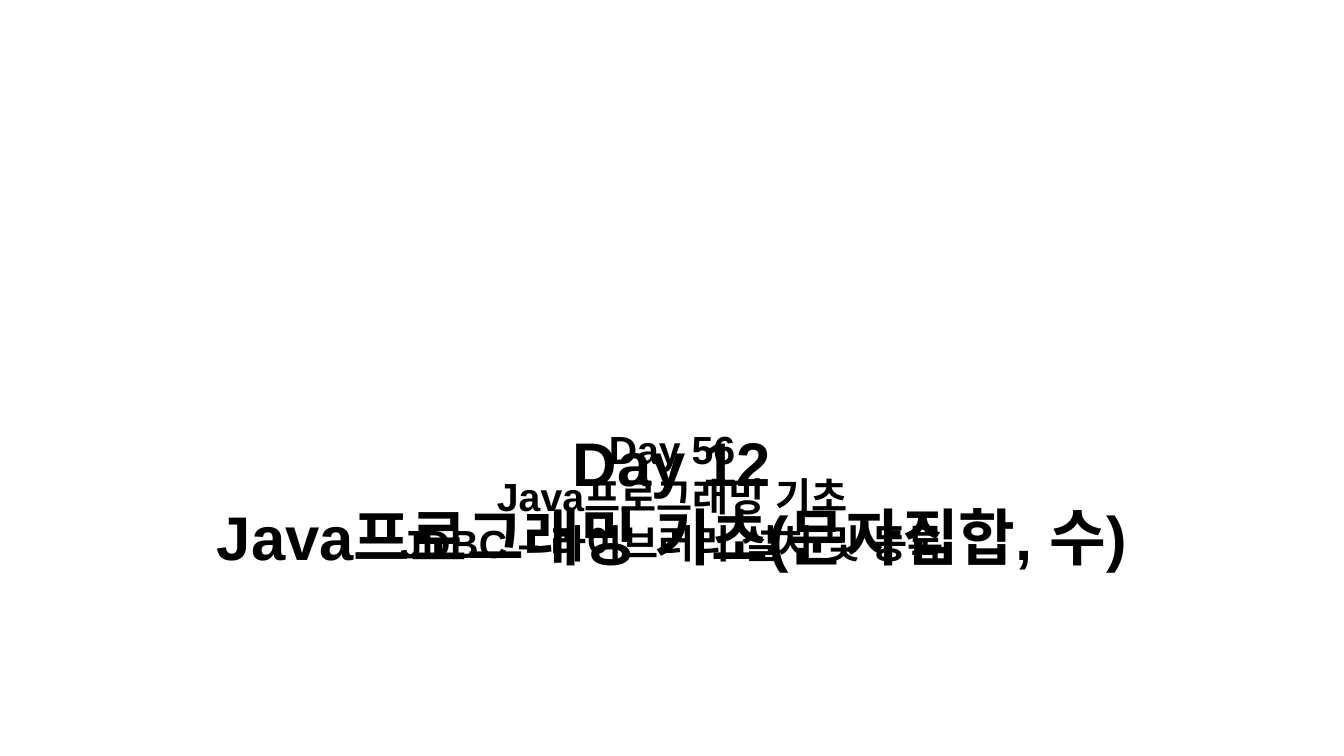
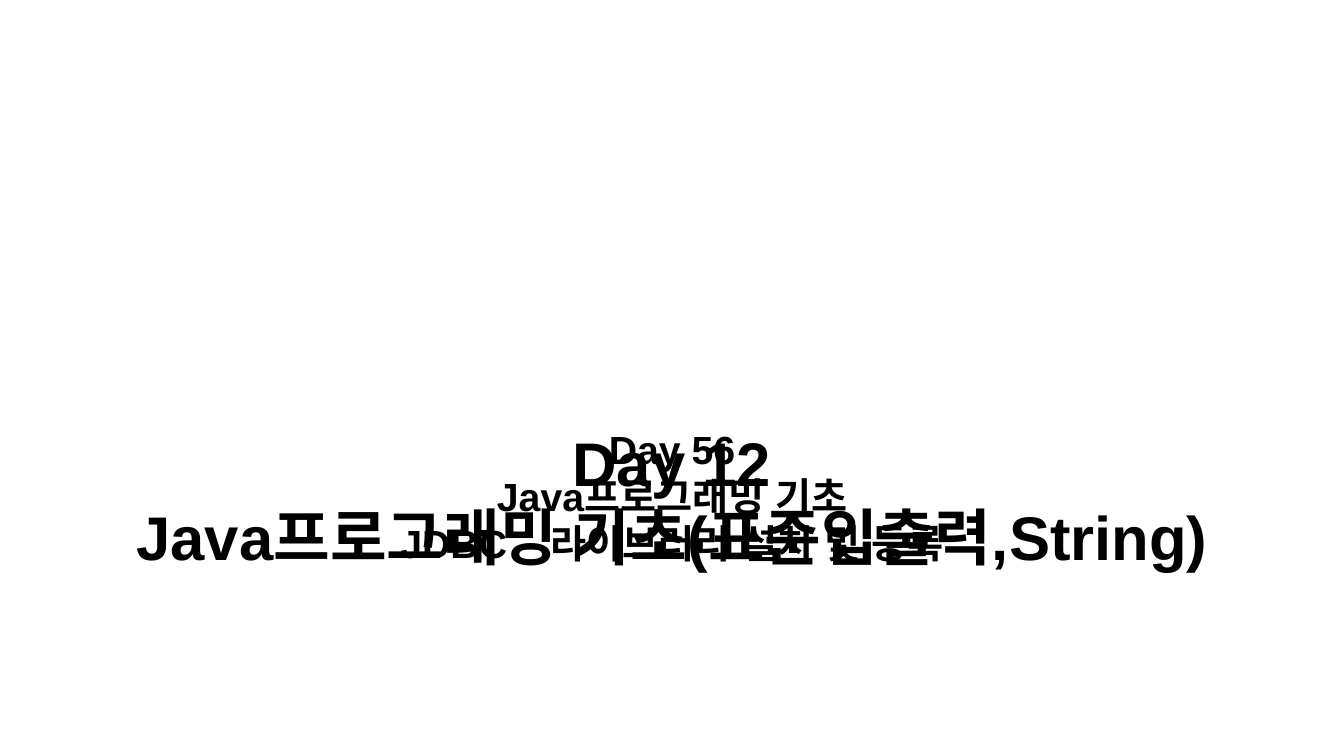
Before and after one commit to kknaks/kknaks.github.io, a slide deck: slide 14 of assets/img/posts/ClassThumbnail.pptx. Drawn at 1344x756 pixels with LibreOffice and Linux fonts; fonts in the diff are those of the drawing; background and template pictures are left out. Boxes give left, top, right and bottom in pixels: in the first picture for what was removed or moved away, otherwise in the second. Text is boxed around its words. In the diff, an @@ line names an element or a change of style, - is before the commit and + after.

```diff
--- a/assets/img/posts/ClassThumbnail.pptx
+++ b/assets/img/posts/ClassThumbnail.pptx
@@ text "Day 12": place and size @@
-text "Day 12" at (217,437,1127,573)
+text "Day 12" at (136,437,1207,573)
@@ text at (136,497,1207,573): text changed @@
-Java프로그래밍 기초(문자집합, 수)
+Java프로그래밍 기초(표준입출력,String)
```
Also in this commit, not shown: 3 other slides changed, 1 slide added, 4 other files.
